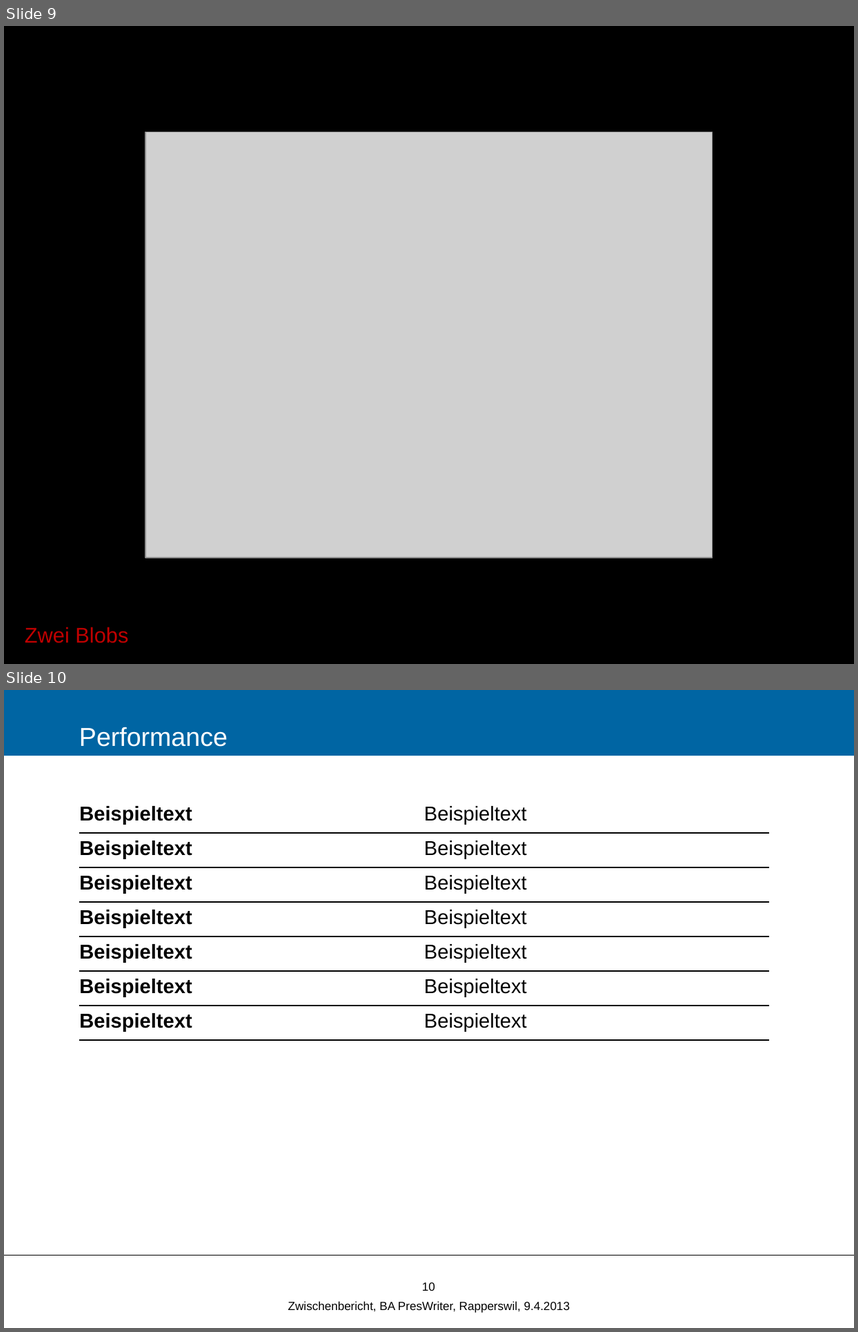
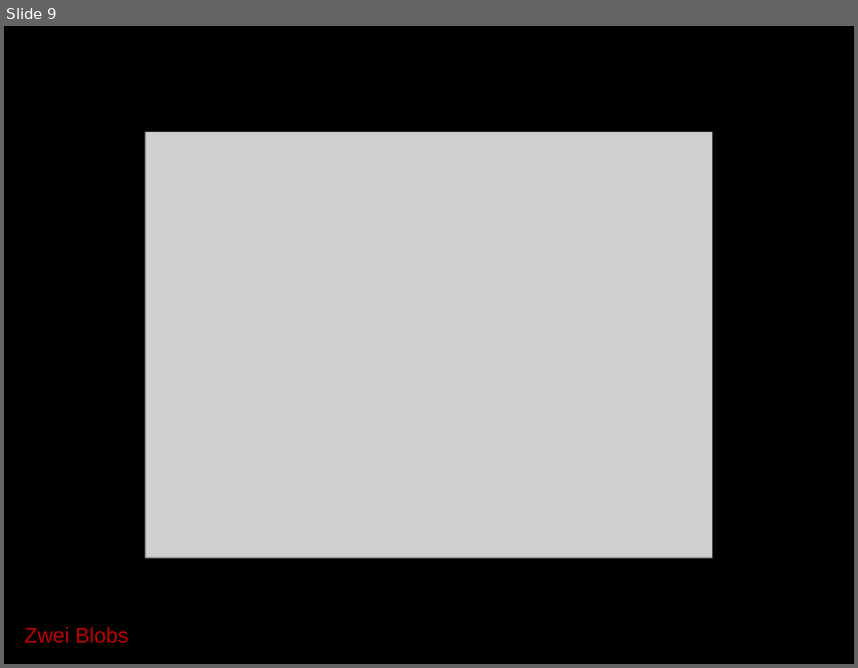
Before and after one commit to Zyklop/Magic-Whiteboard, a slide deck: Doc/Zwischenbericht.pptx. Shown one above the other, each under a label of ours: slides 9 and 10 before the commit, slide 9 after it. The pictures are 858x1332 and 858x668 pixels, drawn with LibreOffice and Linux fonts; fonts in the diff are those of the drawing; grey boxes stand for pictures; background and template pictures are left out. Boxes give left, top, right and bottom in pixels: in the first picture for what was removed or moved away, otherwise in the second. Text is boxed around its words. In the diff, an @@ line names an element or a change of style, - is before the commit and + after.

```diff
--- a/Doc/Zwischenbericht.pptx
+++ b/Doc/Zwischenbericht.pptx
@@ slide 10 removed at (4, 690, 854, 1328), background #FFFFFF @@
@@ title removed at (4, 690, 854, 756) @@
-Performance
@@ table removed at (80, 799, 770, 1041), 7 rows, 2 columns @@
-Beispieltext | Beispieltext
-Beispieltext | Beispieltext
-Beispieltext | Beispieltext
-Beispieltext | Beispieltext
-Beispieltext | Beispieltext
-Beispieltext | Beispieltext
-Beispieltext | Beispieltext
@@ line removed from (4, 1254) to (854, 1254) @@
@@ page number removed at (422, 1282, 435, 1290) @@
-10
@@ text removed at (288, 1301, 570, 1312) @@
-Zwischenbericht, BA PresWriter, Rapperswil, 9.4.2013
```
Also in this commit, not shown: 4 slides changed, 7 other slides removed, 3 other files.
